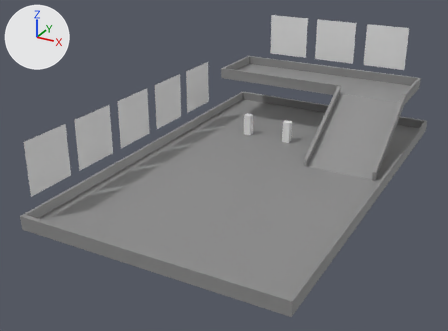
What one commit did to the Blender file demo-files/demomap.blend.
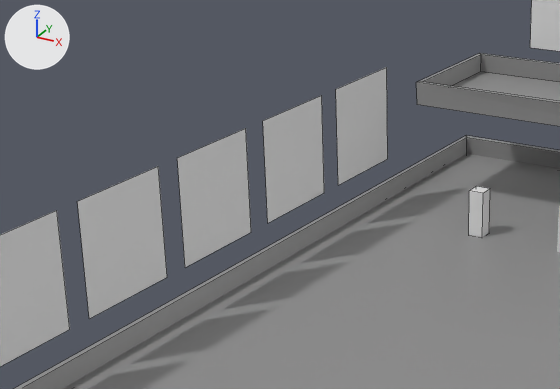
The first picture shows the older version from a camera (50 mm lens) standing at (45.5, -68.2, 45.4) and looking at (-2.4, 18.9, 1.9). The close-ups show both versions on the part from 9% to 63% of the width and 10% to 61% of the height of that picture; other places that the commit changed are outside them. Arrows for +X, +Y and +Z are at upper left; the lights stay in place. The close-ups show mesh edges as thin lines.
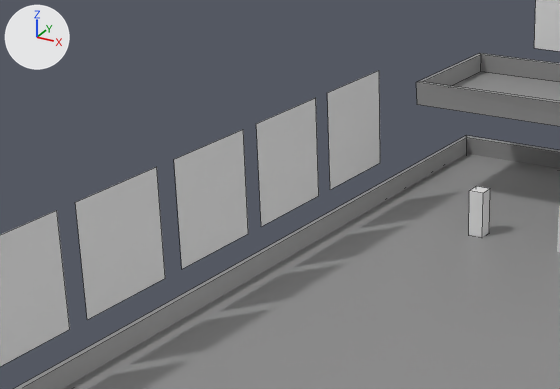
Pixel boxes (x1, y1, x2, y2) of what changed, in the close-ups (560 x 389 px):
'Plane.007', moved
    before: (77, 166, 167, 319)
    after: (256, 98, 319, 227)
'Plane.005', moved
    before: (263, 95, 324, 223)
    after: (75, 167, 165, 320)
'Plane.006', moved
    before: (177, 128, 251, 267)
    after: (174, 130, 248, 269)
'Plane.008', moved
    before: (336, 67, 388, 185)
    after: (327, 71, 380, 190)
'Plane.004', moved
    before: (530, 0, 560, 51)
    after: (534, 0, 560, 51)

The change, as a list of edits to the scene's bpy script:
```text
Change ob_plane_004:
    ob_plane_004.location: (-9.27, 61.66, 15.76) -> (-8.83, 61.66, 15.76)
Change ob_plane_005:
    ob_plane_005.location: (-19.61, 27.88, 8.35) -> (-19.61, 5.58, 8.35)
Change ob_plane_006:
    ob_plane_006.location: (-19.61, 16.76, 8.35) -> (-19.61, 16.38, 8.35)
Change ob_plane_007:
    ob_plane_007.location: (-19.61, 5.79, 8.35) -> (-19.61, 26.95, 8.35)
Change ob_plane_008:
    ob_plane_008.location: (-19.61, 38.92, 8.35) -> (-19.61, 37.58, 8.35)
```
